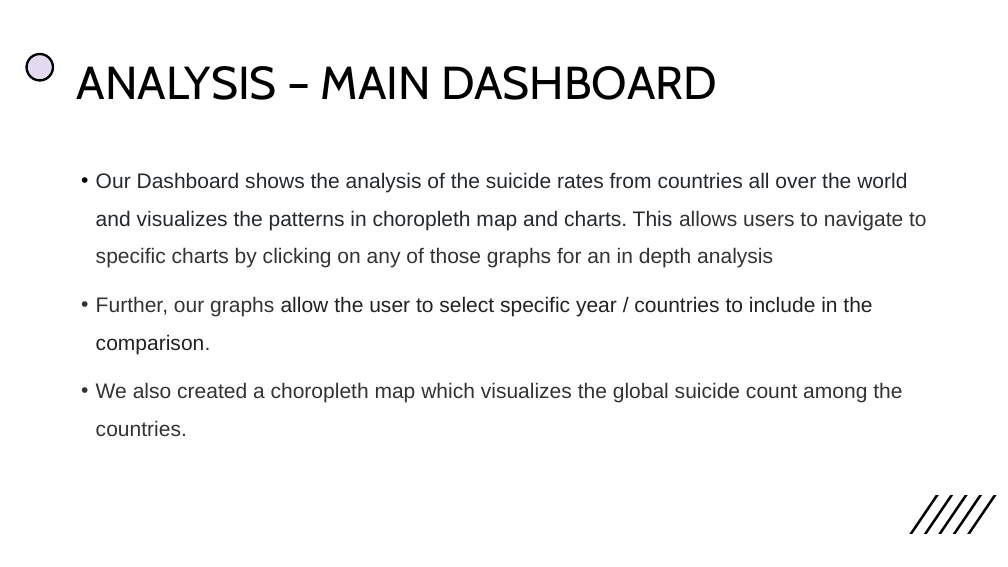
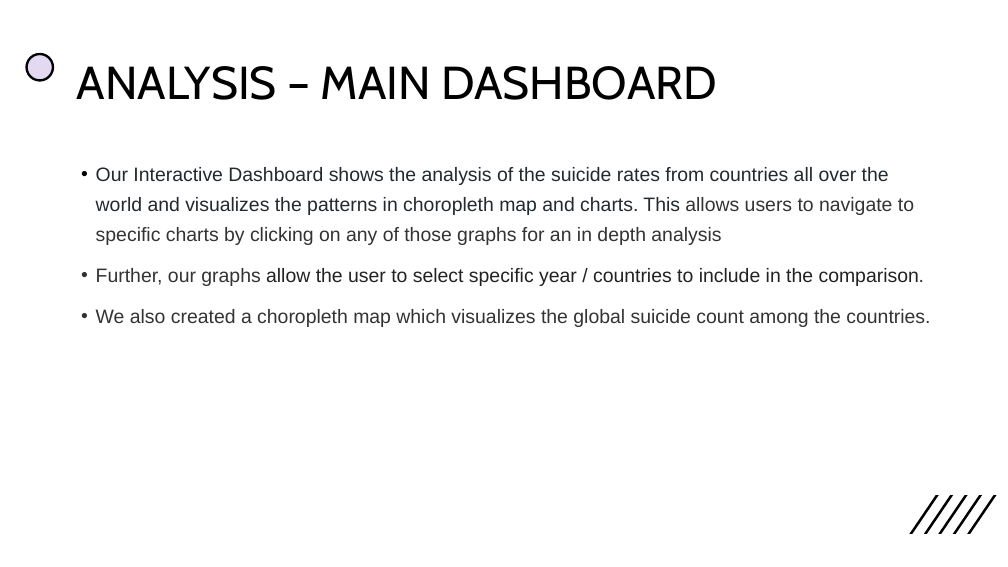
Before and after one commit to prasannarangam21/Project2, a slide deck: slide 5 of PROJECT-2.pptx. Drawn at 1008x567 pixels with LibreOffice and Linux fonts; fonts in the diff are those of the drawing. Boxes give left, top, right and bottom in pixels: in the first picture for what was removed or moved away, otherwise in the second. Text is boxed around its words. In the diff, an @@ line names an element or a change of style, - is before the commit and + after.

```diff
--- a/PROJECT-2.pptx
+++ b/PROJECT-2.pptx
@@ text at (96,167,914,245): text changed; size 20 to 18.5 pt @@
-• Our Dashboard shows the analysis of the suicide rates from countries all over the world and visualizes the patterns in choropleth map and charts. This allows users to navigate to specific charts by clicking on any of those graphs for an in depth analysis
+• Our Interactive Dashboard shows the analysis of the suicide rates from countries all over the world and visualizes the patterns in choropleth map and charts. This allows users to navigate to specific charts by clicking on any of those graphs for an in depth analysis
@@ text at (96,268,930,327): size 20 to 18.5 pt in "Further, our graphs allow the user to ...", "We also created a choropleth map which ..."; line spacing 1.5 to 1.3 @@
```
Also in this commit, not shown: 4 other slides changed.
